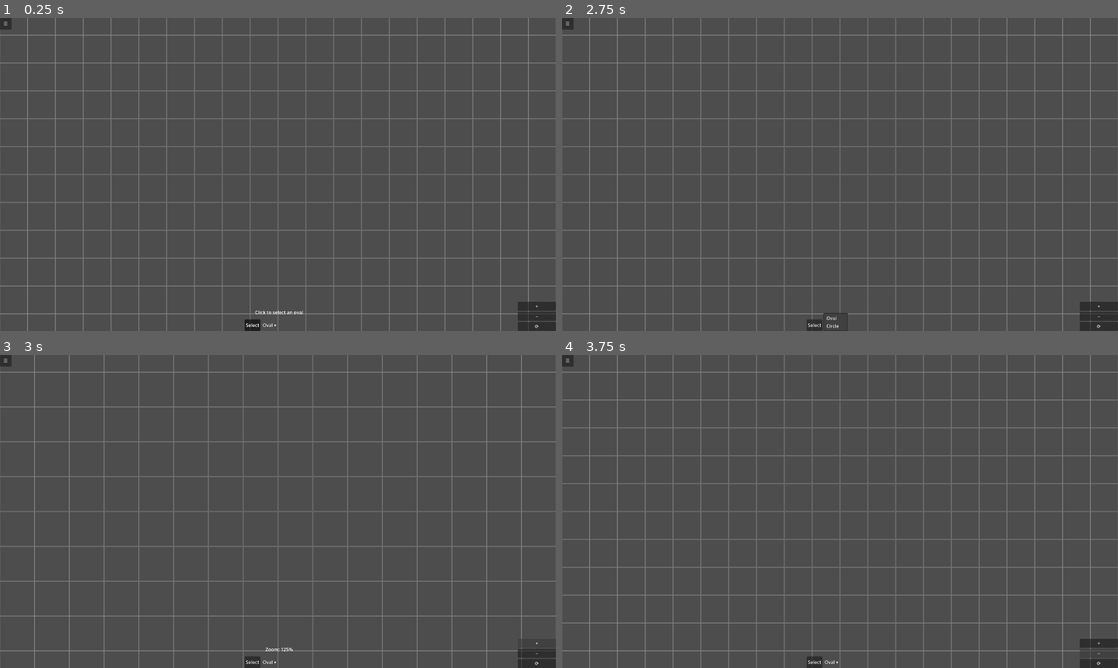
Above: before the commit, frames 1-4 (two rows, left to right).
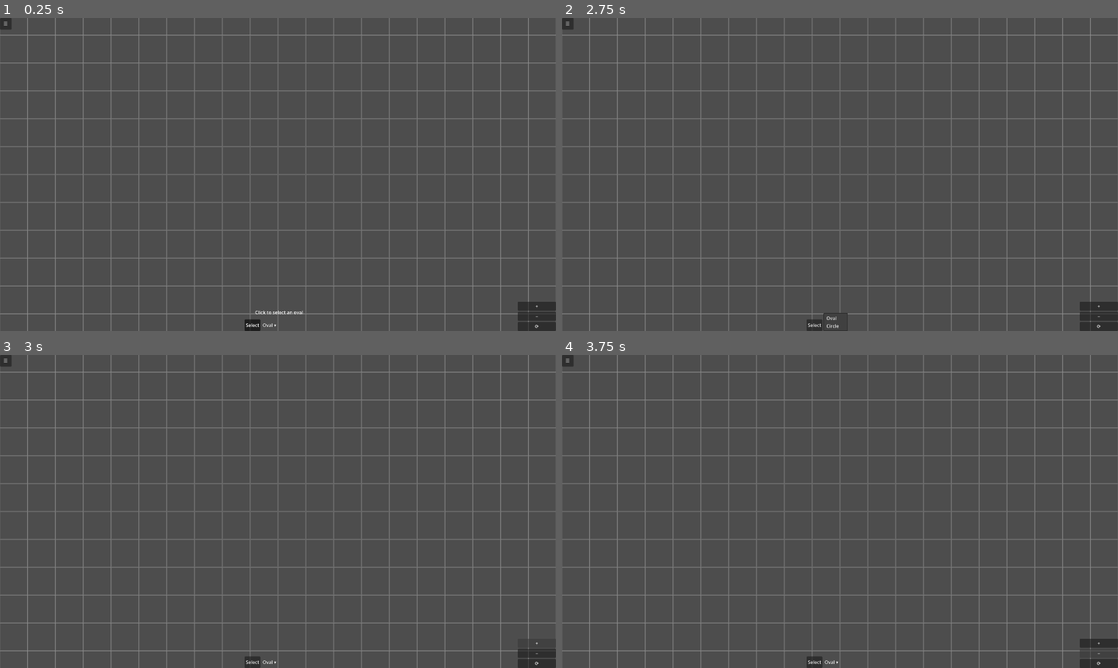
Above: after the commit, the same moments.

Repository: lanternRaft/the-organizer-godot
Game: Godot game, scene res://scenes/main/Main.tscn
Same seed, same stepped clock (60 frames per second), same inputs: the game is played once before the commit and once after it.
Inputs:
- Up to frame 1 (0.25 s): no input
- Up to frame 2 (2.75 s): click "☰" at 0.5 s; click "Select" at 1.25 s; click "Oval ▾" at 2 s
- Up to frame 3 (3 s): click "+" at 2.75 s
- Up to frame 4 (3.75 s): click "−" at 3.5 s

Frames 1-2 are identical in both runs. In frame 3, 6.3% of the frame differs, in the area x 0-100%, y 0-100%; in frame 4, nothing differs.
Error after the commit: Cannot call method 'call' on a null value. (res://scenes/main/Main.gd:70)

Commit message:
Grid toggle added

Diff:
--- a/scenes/main/Main.gd
+++ b/scenes/main/Main.gd
@@ -50,6 +50,7 @@
 @onready var _main_camera: Camera2D = %MainCamera
 @onready var _text_overlay: TextEditOverlay = TEXT_OVERLAY_SCENE.instantiate()
 @onready var selection_menu: Node = $UI/SelectionMenu
+@onready var grid_toggle: Control = $UI/GridToggle
 
 
 func _ready() -> void:
@@ -65,6 +66,8 @@
 
 	## Load persisted grid state — it loads inside grid_background._ready().
 	grid_enabled = grid_background.get("grid_enabled")
+	## Sync the toggle button's visual state.
+	grid_toggle.call("set_grid_visible", grid_enabled)
 
 	## Set initial theme (dark) on the grid.
 	grid_background.call("set_theme_dark", true)
@@ -392,6 +395,7 @@
 ## Toggles the grid on/off. Accessible for UI button connections.
 func toggle_grid() -> void:
 	grid_background.set("grid_enabled", not grid_background.get("grid_enabled"))
+	grid_toggle.call("set_grid_visible", grid_background.get("grid_enabled"))
 
 
 # ----- Text Editing ----------------------------------------------------------
--- a/scenes/main/Main.tscn
+++ b/scenes/main/Main.tscn
@@ -10,6 +10,7 @@
 [ext_resource type="PackedScene" path="res://scenes/ui/zoom_controls/zoom_controls.tscn" id="8_i6qj"]
 [ext_resource type="PackedScene" uid="uid://b6focqgpm4moj" path="res://scenes/arrow_manager/arrow_manager.tscn" id="9_53fq2"]
 [ext_resource type="PackedScene" path="res://scenes/ui/selection_menu/selection_menu.tscn" id="10_4mh8d"]
+[ext_resource type="PackedScene" path="res://scenes/ui/grid_toggle/grid_toggle.tscn" id="11_t5x6f"]
 
 [node name="Main" type="Node" unique_id=917290182]
 script = ExtResource("1_iuonh")
@@ -77,6 +78,8 @@
 horizontal_alignment = 1
 vertical_alignment = 1
 
+[node name="GridToggle" parent="UI" unique_id=2048382915 instance=ExtResource("11_t5x6f")]
+
 [node name="SelectionMenu" parent="UI" instance=ExtResource("10_4mh8d")]
 visible = false
 anchors_preset = 0
@@ -94,3 +97,4 @@
 [connection signal="confirmed" from="UI/ConfirmDialog" to="." method="_on_confirm_dialog_confirmed"]
 [connection signal="shape_sub_mode_changed" from="UI/Toolbar" to="." method="_on_shape_sub_mode_changed"]
 [connection signal="select_mode_toggled" from="UI/Toolbar" to="." method="_on_select_mode_toggled"]
+[connection signal="grid_toggle_requested" from="UI/GridToggle" to="." method="toggle_grid"]
Not shown, changed: docs/scene_tree.md
Not shown, changed: docs/ui_controls.md
